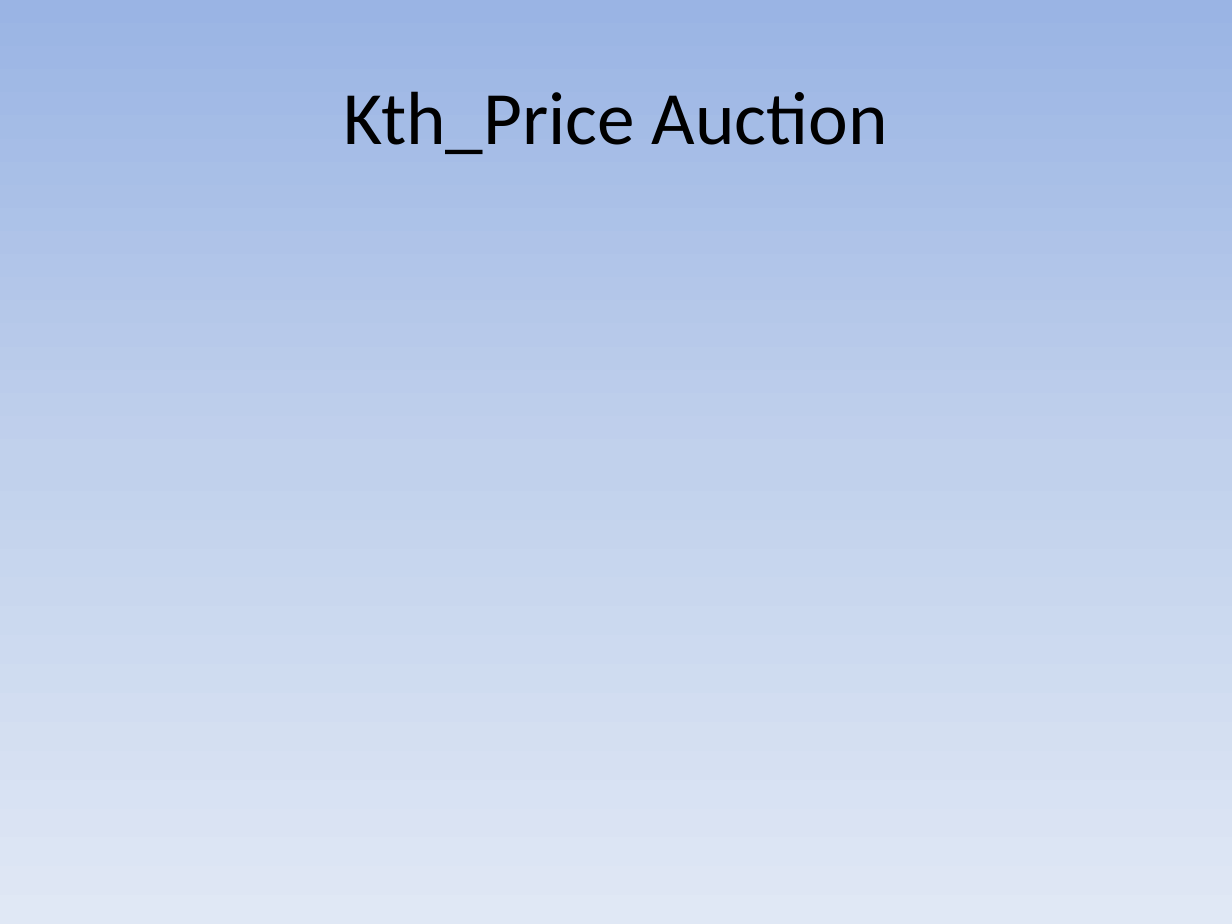
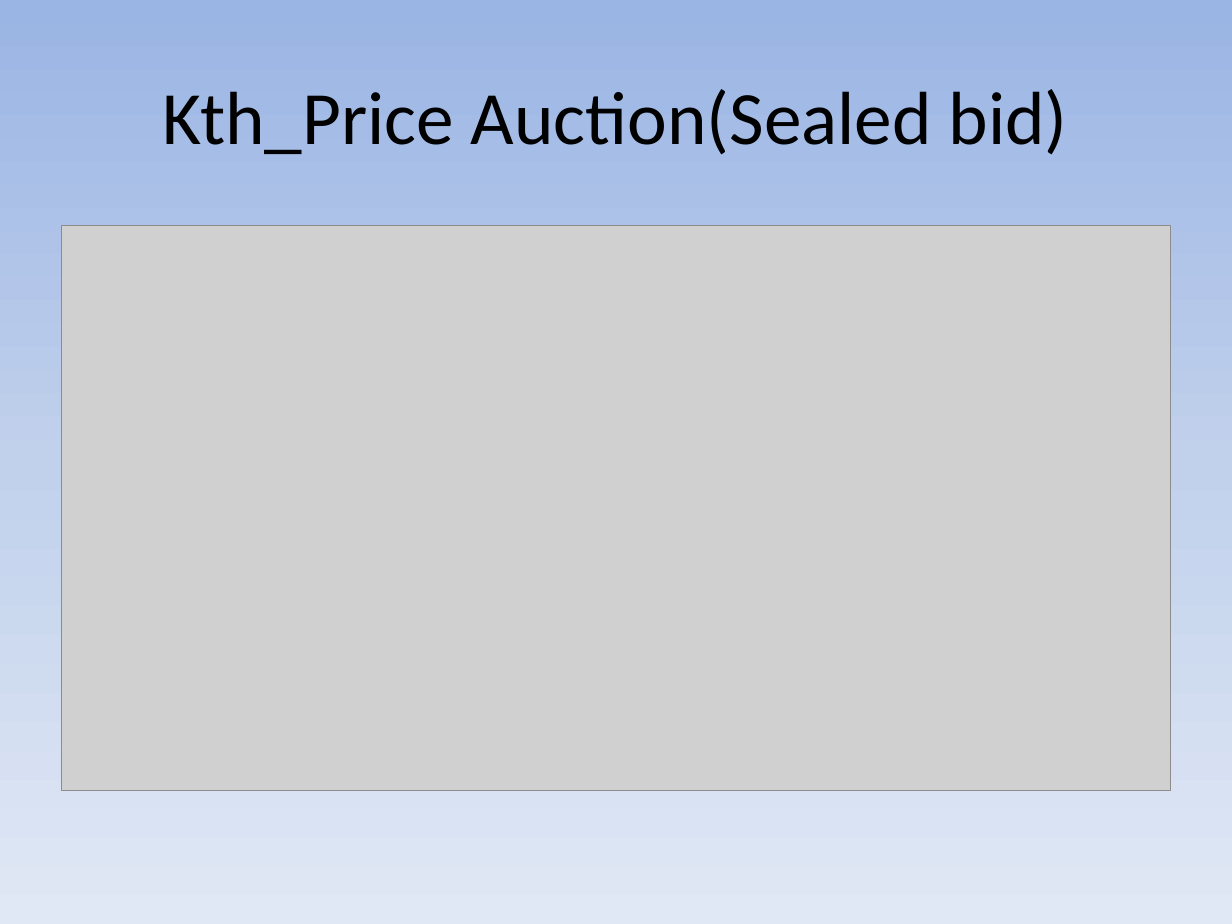
Before and after one commit to senani-mayank/Auction-Engine, a slide deck: slide 10 of slides/auctionfinal.pptx (slide 6 before the commit). Drawn at 1232x924 pixels with LibreOffice and Linux fonts; fonts in the diff are those of the drawing; grey boxes stand for pictures. Boxes give left, top, right and bottom in pixels: in the first picture for what was removed or moved away, otherwise in the second. Text is boxed around its words. In the diff, an @@ line names an element or a change of style, - is before the commit and + after.

```diff
--- a/slides/auctionfinal.pptx
+++ b/slides/auctionfinal.pptx
@@ title at (162, 89, 1068, 155): text changed @@
-Kth_Price Auction
+Kth_Price Auction(Sealed bid)
@@ picture added at (62, 225, 1170, 790) @@
```
Also in this commit, not shown: 2 other slides changed, 13 slides added, 3 slides removed.
